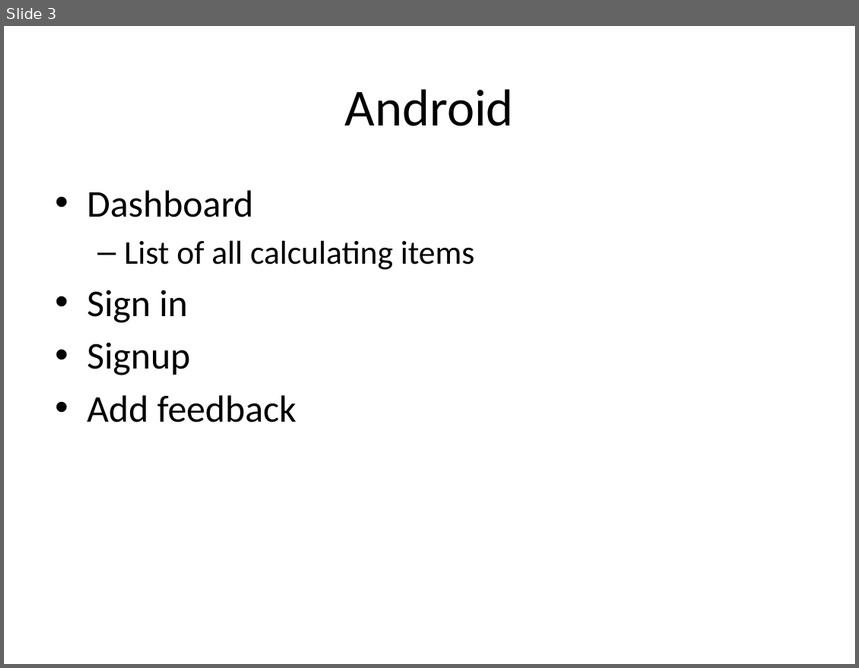
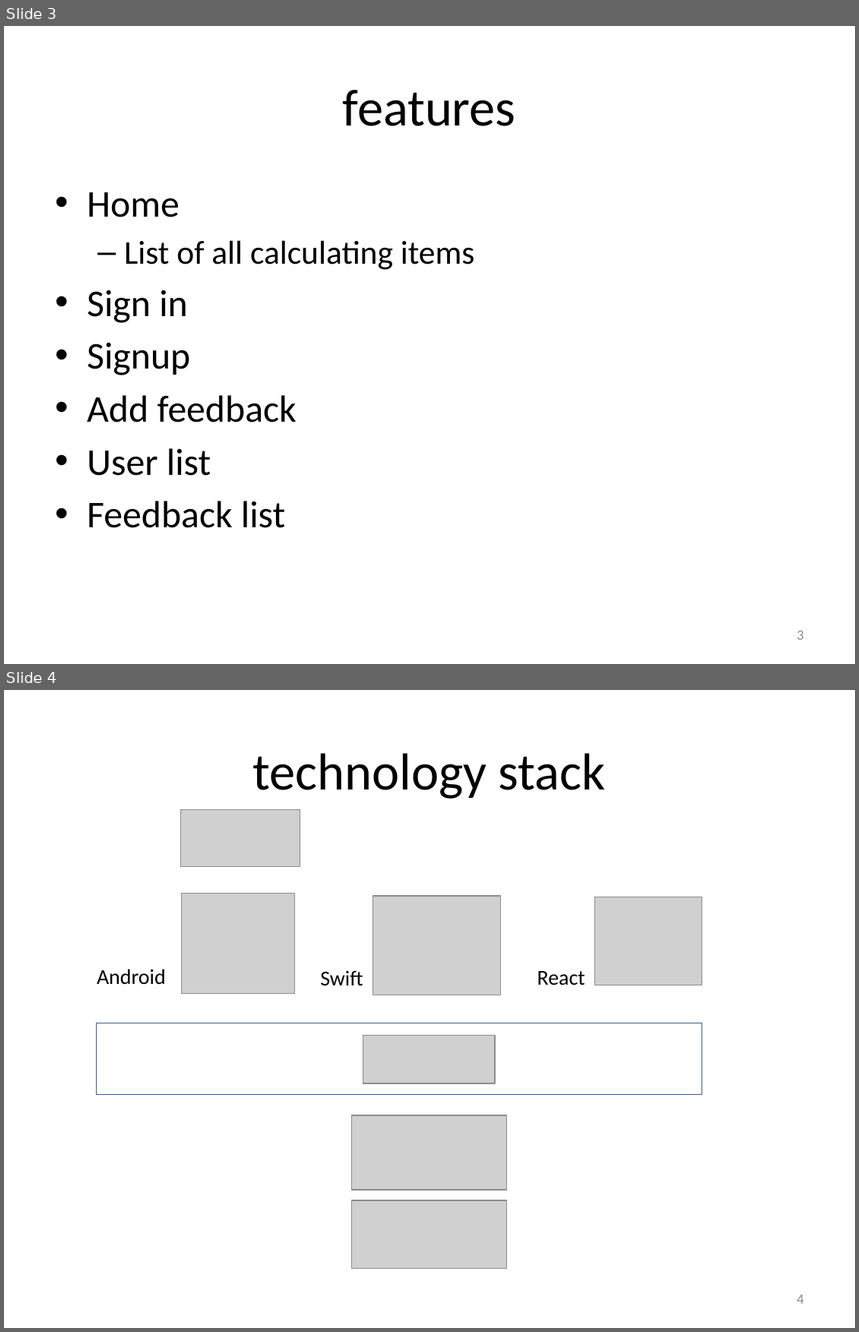
Before and after one commit to mcdperera/Firecalc, a slide deck: docs/presentation.pptx. Shown one above the other, each under a label of ours: slide 3 before the commit, slides 3 and 4 after it. The pictures are 859x668 and 859x1332 pixels, drawn with LibreOffice and Linux fonts; fonts in the diff are those of the drawing; grey boxes stand for pictures. Boxes give left, top, right and bottom in pixels: in the first picture for what was removed or moved away, otherwise in the second. Text is boxed around its words. In the diff, an @@ line names an element or a change of style, - is before the commit and + after.

Commit message:
videos related to android and ios uploaded.

```diff
--- a/docs/presentation.pptx
+++ b/docs/presentation.pptx
@@ slide 4 added at <box>4,690,855,1328</box>, background #FFFFFF @@
@@ title added at <box>253,753,606,799</box>, 44 pt, text #000000 @@
+technology stack
@@ picture added at <box>181,810,300,867</box> @@
@@ picture added at <box>181,894,294,994</box> @@
@@ picture added at <box>373,896,500,996</box> @@
@@ picture added at <box>595,897,702,986</box> @@
@@ text added at <box>97,969,166,984</box>, 18 pt, text #000000 @@
+Android
@@ text added at <box>320,970,363,986</box>, 18 pt, text #000000 @@
+Swift
@@ text added at <box>538,971,585,986</box>, 18 pt, text #000000 @@
+React
@@ rectangle added at <box>96,1024,702,1094</box>, outline #3A5F8C 0.25 pt @@
@@ picture added at <box>363,1036,495,1084</box> @@
@@ picture added at <box>351,1116,506,1191</box> @@
@@ picture added at <box>351,1201,506,1269</box> @@
@@ page number added at <box>797,1295,804,1304</box>, 12 pt, text #8C8C8C @@
+4
@@ slide 3 changed as well @@
@@ title at <box>343,90,516,126</box>: text changed @@
-Android
+features
@@ text at <box>87,192,180,218</box>: text changed @@
-• Dashboard
+• Home
@@ text at <box>87,449,285,528</box>: paragraphs added @@
+• User list
+• Feedback list
@@ page number added at <box>797,631,804,640</box>, 12 pt, text #8C8C8C @@
+3
```
Also in this commit, not shown: 2 other slides changed, 15 other slides added, 2 other files.
